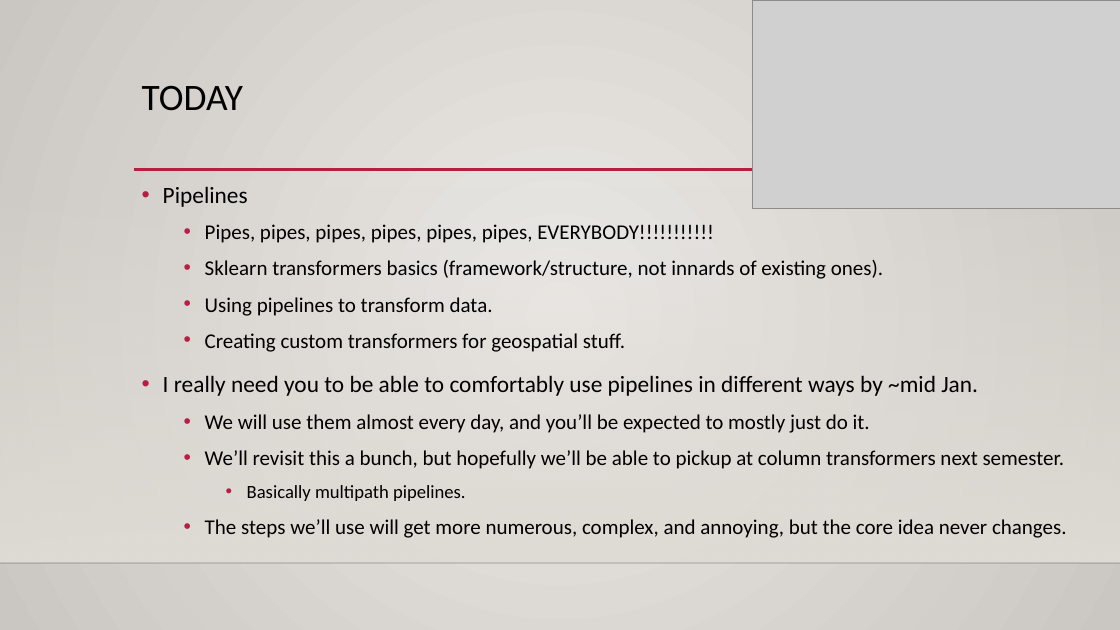
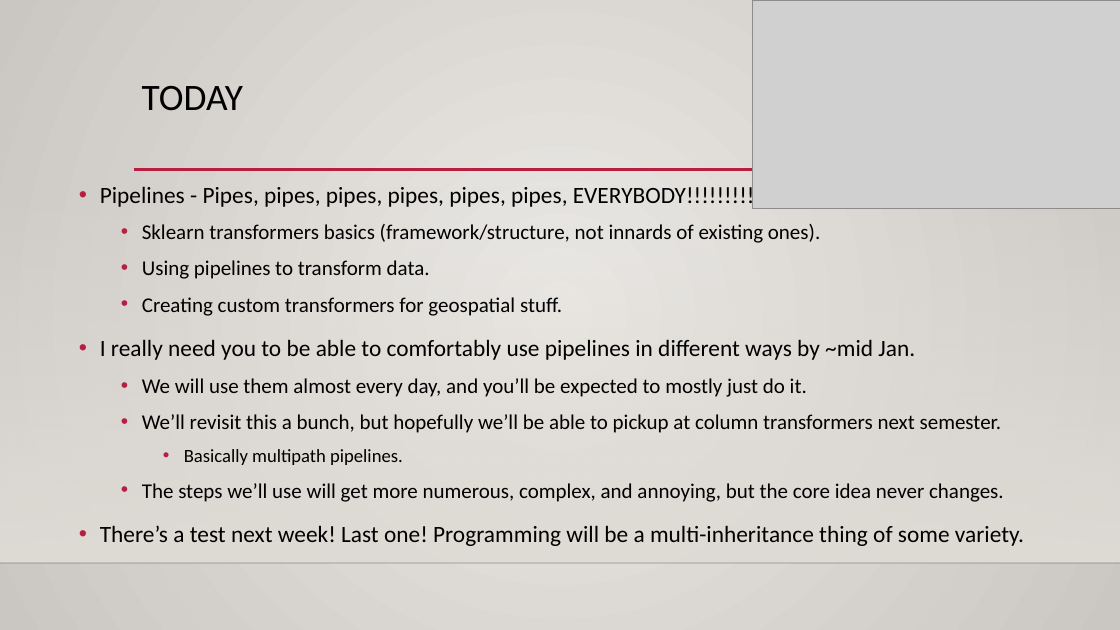
Before and after one commit to AkeemSemperDataScience/Programming_Basics_for_Machine_Learning_Students, a slide deck: slide 1 of reference_material/slides/028_pipelines.pptx (slide 2 before the commit). Drawn at 1120x630 pixels with LibreOffice and Linux fonts; fonts in the diff are those of the drawing; grey boxes stand for pictures; background and template pictures are left out. Boxes give left, top, right and bottom in pixels: in the first picture for what was removed or moved away, otherwise in the second. Text is boxed around its words. In the diff, an @@ line names an element or a change of style, - is before the commit and + after.

```diff
--- a/reference_material/slides/028_pipelines.pptx
+++ b/reference_material/slides/028_pipelines.pptx
@@ text "Pipelines - Pipes, pipes, pipes, ...": place and size @@
-text "Pipelines - Pipes, pipes, pipes, ..." at [163,186,1067,538]
+text "Pipelines - Pipes, pipes, pipes, ..." at [100,183,1024,546]
@@ text at [100,183,770,209]: text changed; size 18 to 20 pt @@
-• Pipelines
-  • Pipes, pipes, pipes, pipes, pipes, pipes, EVERYBODY!!!!!!!!!!!
+• Pipelines - Pipes, pipes, pipes, pipes, pipes, pipes, EVERYBODY!!!!!!!!!!!
@@ text at [100,525,1024,546]: paragraph added @@
+• There’s a test next week! Last one! Programming will be a multi-inheritance thing of some variety.
```
Also in this commit, not shown: 3 other slides changed, 3 slides added, 6 other files.
